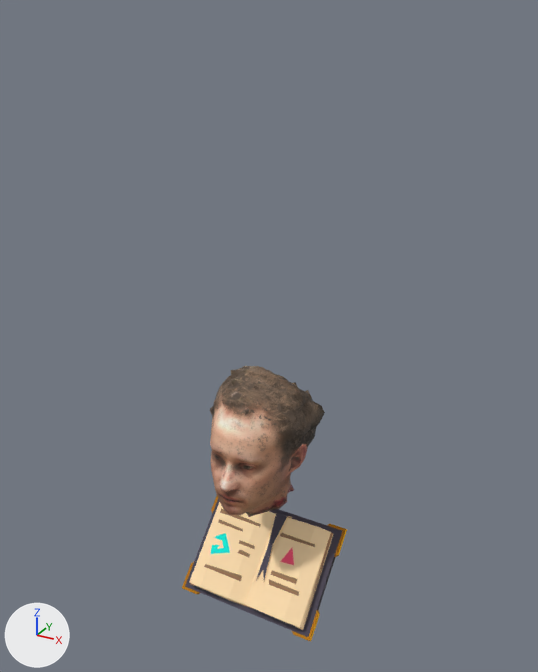
An edit to the glTF model models/teleports/salmonomicon.glb, drawn before and after from the same camera.
Both versions are drawn from a 50 mm camera at (1.55, -2.76, 2.76) aimed at (0.03, 0.01, 1.38). The lights are fixed; the arrows at lower left show +X, +Y and +Z. Objects named as collision shapes, trigger or cutter boxes, shadow casters or lower levels of detail are left out. Where no turn or scale is listed for an object, it has been applied to the vertices.

In view in the first picture: 'Book_05', 'Mika_Low'.
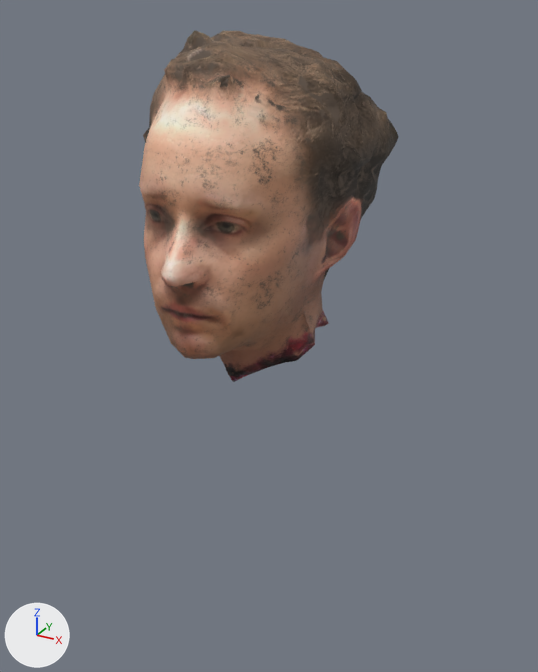
Boxes (x1, y1, x2, y2) around the edits, measured in the pictures (538 x 672 px):
'Mika_Low', moved, rescaled, turned: before (210, 366, 325, 517); after (139, 31, 399, 382)
'Book_05', deleted (beige): before (182, 496, 347, 641)

The change, as a diff of the scene's bpy script:
```diff
--- a/models/teleports/salmonomicon.glb.py
+++ b/models/teleports/salmonomicon.glb.py
@@ ob_mika_low @@
 ob_mika_low = bpy.data.objects.new('Mika_Low', me_mika_low_001)
-ob_mika_low.location = (0.0, 0.0, 0.0)
-ob_mika_low.rotation_euler = (0.0, 0.0, -0.0236)  # degrees (0, 0, -1.4)
+ob_mika_low.location = (0.0, 0.0, 0.422)
+ob_mika_low.scale = (1.92, 1.92, 1.92)
@@ ob_book_05 @@
-ob_book_05 = bpy.data.objects.new('Book_05', me_cube_017)
-ob_book_05.location = (0.0, 0.0, 0.078)
```
